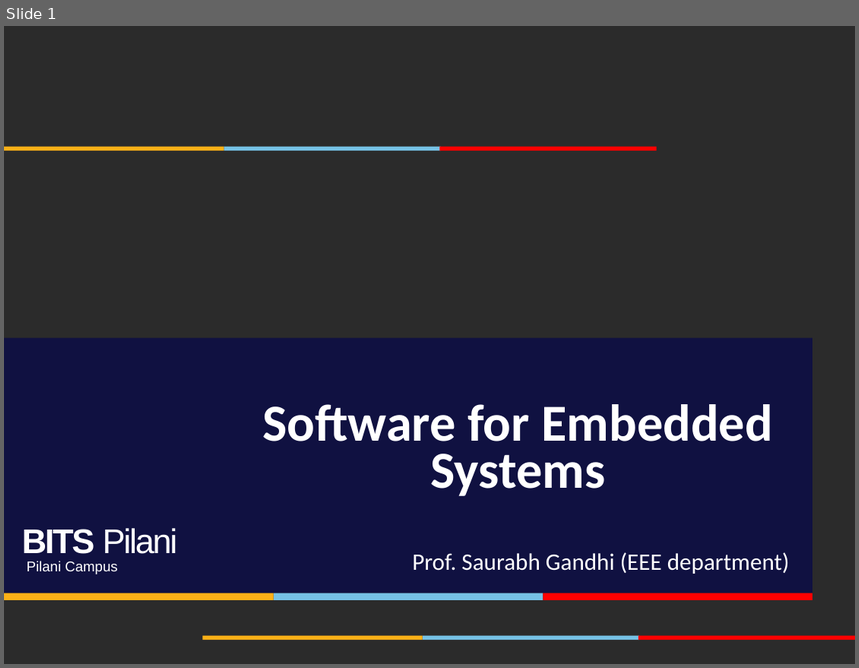
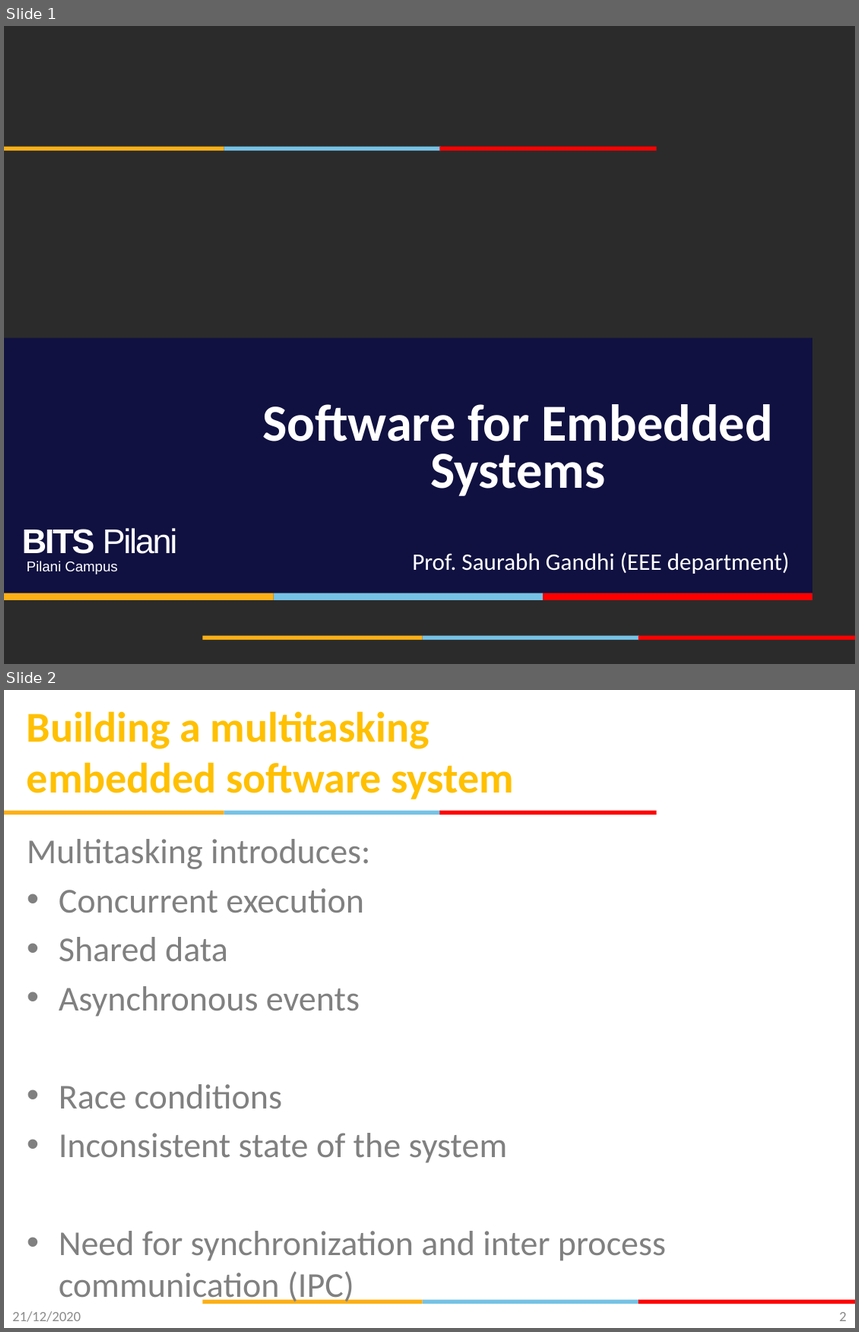
Before and after one commit to gsaurabhr-teaching/csg523-material, a slide deck: Lec-29-ipc.pptx. Shown one above the other, each under a label of ours: slide 1 before the commit, slides 1 and 2 after it. The pictures are 859x668 and 859x1332 pixels, drawn with LibreOffice and Linux fonts; fonts in the diff are those of the drawing; background and template pictures are left out; a plain dark background stands for a picture behind light text. Boxes give left, top, right and bottom in pixels: in the first picture for what was removed or moved away, otherwise in the second. Text is boxed around its words. In the diff, an @@ line names an element or a change of style, - is before the commit and + after.

```diff
--- a/Lec-29-ipc.pptx
+++ b/Lec-29-ipc.pptx
@@ slide 2 added at box(4, 690, 855, 1328), background #FFFFFF; not listed: 6 template elements that a slide beside it also shows @@
@@ title added at box(27, 711, 514, 799), 36 pt, text #FFC000, bold @@
+Building a multitasking embedded software system
@@ text added at box(27, 839, 666, 1304), 29.6 pt, text #808080 @@
+Multitasking introduces:
+• Concurrent execution
+• Shared data
+• Asynchronous events
+• Race conditions
+• Inconsistent state of the system
+• Need for synchronization and inter process communication (IPC)
@@ text added at box(12, 1312, 81, 1322), 12 pt, text #8C8C8C @@
+21/12/2020
@@ page number added at box(839, 1312, 846, 1322), 12 pt, text #898989 @@
+2
```
Also in this commit, not shown: 13 other slides added.
